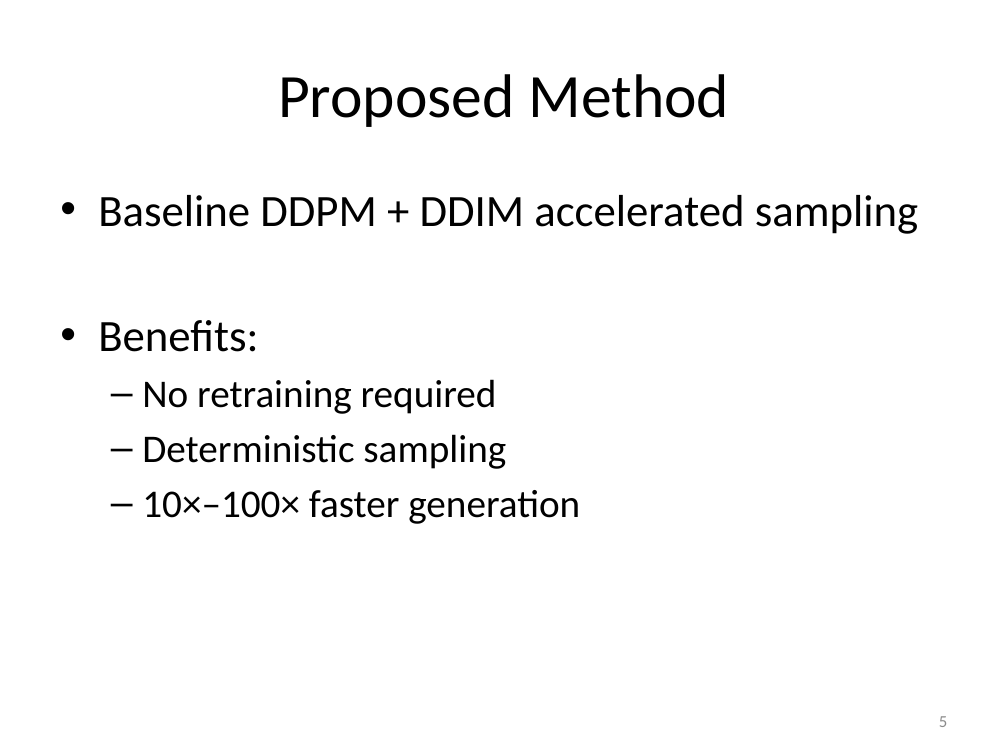
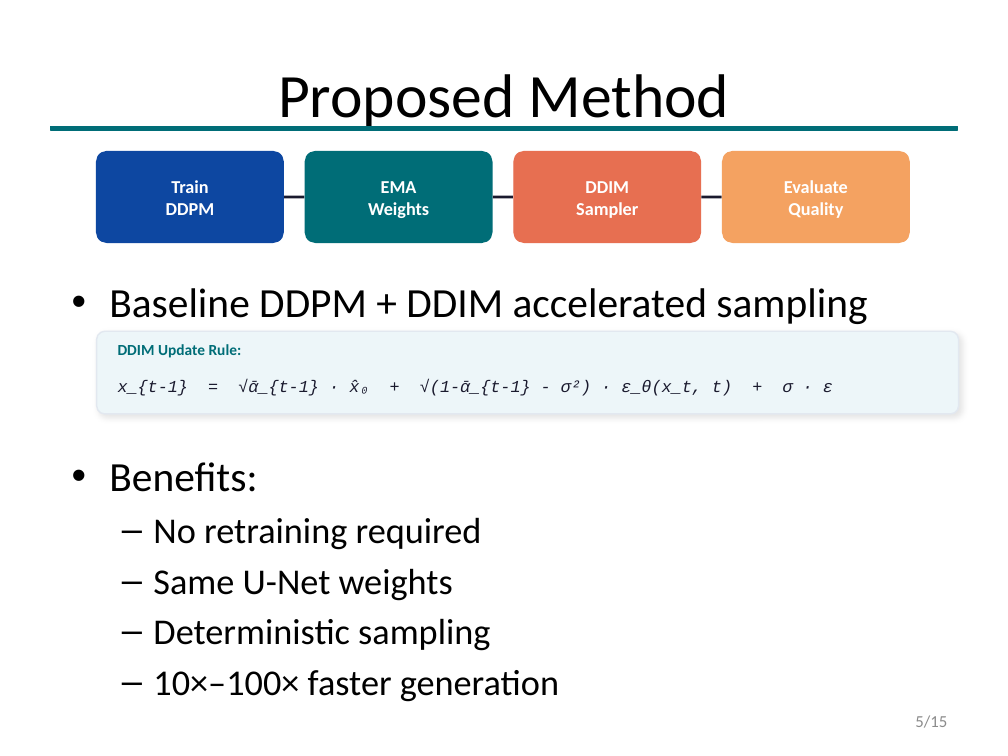
Before and after one commit to yufedor/visionDepthEstimation, a slide deck: slide 5 of Lightweight_Diffusion_Models_Presentation.pptx. Drawn at 1008x756 pixels with LibreOffice and Linux fonts; fonts in the diff are those of the drawing. Boxes give left, top, right and bottom in pixels: in the first picture for what was removed or moved away, otherwise in the second. Text is boxed around its words. In the diff, an @@ line names an element or a change of style, - is before the commit and + after.

```diff
--- a/Lightweight_Diffusion_Models_Presentation.pptx
+++ b/Lightweight_Diffusion_Models_Presentation.pptx
@@ rectangle added at (50, 126, 958, 130), fill #006D77, outline #006D77 1 pt @@
@@ rounded rectangle added at (97, 151, 283, 242), fill #0D47A1, outline #0D47A1 1 pt @@
@@ rounded rectangle added at (305, 151, 492, 242), fill #006D77, outline #006D77 1 pt @@
@@ rounded rectangle added at (514, 151, 701, 242), fill #E76F51, outline #E76F51 1 pt @@
@@ rounded rectangle added at (723, 151, 909, 242), fill #F4A261, outline #F4A261 1 pt @@
@@ text added at (166, 180, 214, 215), 13 pt, text #FFFFFF, bold @@
+Train
+DDPM
@@ line added from (284, 197) to (304, 197), #1A1A2E 2 pt @@
@@ text added at (368, 181, 429, 218), 13 pt, text #FFFFFF, bold @@
+EMA
+Weights
@@ line added from (493, 197) to (513, 197), #1A1A2E 2 pt @@
@@ text added at (576, 181, 638, 218), 13 pt, text #FFFFFF, bold @@
+DDIM
+Sampler
@@ line added from (702, 197) to (722, 197), #1A1A2E 2 pt @@
@@ text added at (784, 180, 848, 218), 13 pt, text #FFFFFF, bold @@
+Evaluate
+Quality
@@ text "Baseline DDPM + DDIM accelerated ...": place and size @@
-text "Baseline DDPM + DDIM accelerated ..." at (98, 195, 918, 524)
+text "Baseline DDPM + DDIM accelerated ..." at (109, 288, 867, 702)
@@ text at (109, 288, 867, 702): size 32 to 29.6 pt in "Baseline DDPM + DDIM accelerated sampling", "Benefits:"; size 28 to 25.9 pt in "No retraining required", "Deterministic sampling", "10×–100× faster generation" @@
@@ rounded rectangle added at (97, 332, 959, 414), fill #EDF6F9, outline #E2E8F0 1 pt @@
@@ text added at (118, 344, 242, 358), 11 pt, text #006D77, bold @@
+DDIM Update Rule:
@@ text added at (118, 380, 833, 396), 12 pt, text #1A1A2E, italic @@
+x_{t-1} = √ᾱ_{t-1} · x̂₀ + √(1-ᾱ_{t-1} - σ²) · ε_θ(x_t, t) + σ · ε
@@ text at (153, 568, 453, 601): paragraph added @@
+  – Same U-Net weights
@@ page number at (915, 715, 947, 728): text changed @@
-5
+5/15
```
Also in this commit, not shown: 12 other slides changed, 2 slides added, 2 other files.
